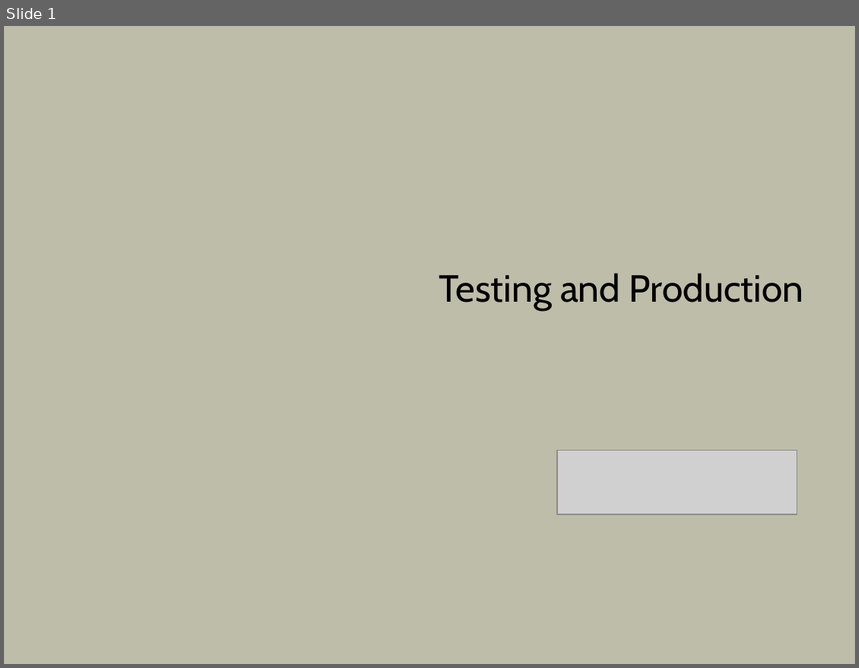
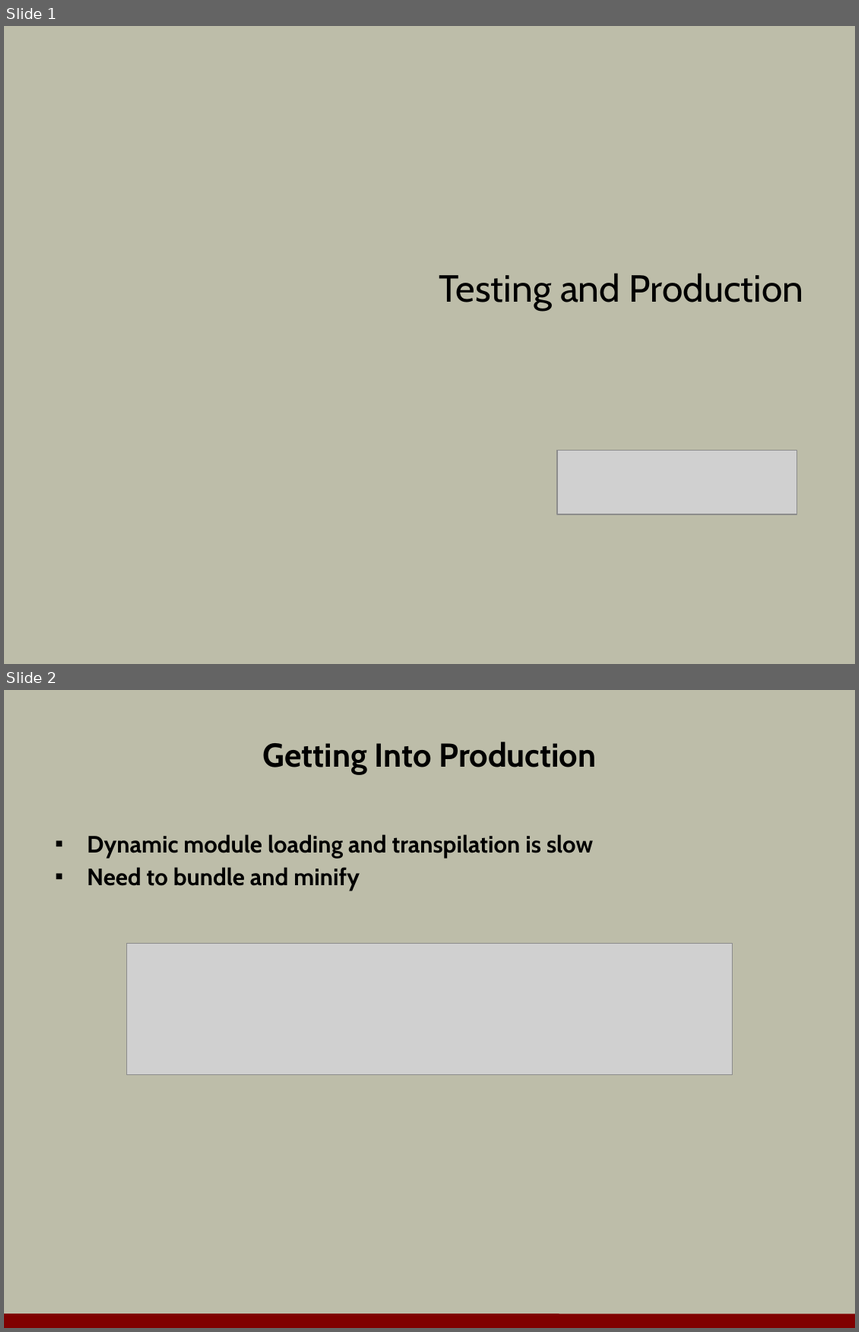
Before and after one commit to OdeToCode/classes, a slide deck: angular2/slides/08-testing.pptx. Shown one above the other, each under a label of ours: slide 1 before the commit, slides 1 and 2 after it. The pictures are 859x668 and 859x1332 pixels, drawn with LibreOffice and Linux fonts; fonts in the diff are those of the drawing; grey boxes stand for pictures; background and template pictures are left out. Boxes give left, top, right and bottom in pixels: in the first picture for what was removed or moved away, otherwise in the second. Text is boxed around its words. In the diff, an @@ line names an element or a change of style, - is before the commit and + after.

```diff
--- a/angular2/slides/08-testing.pptx
+++ b/angular2/slides/08-testing.pptx
@@ slide 2 added at [4,690,855,1328], background #BDBDA9 @@
@@ title added at [263,742,597,774], 28 pt, text #000000, bold @@
+Getting Into Production
@@ text added at [87,834,593,891], 20 pt, text #000000, bold @@
+▪ Dynamic module loading and transpilation is slow
+▪ Need to bundle and minify
@@ picture added at [126,944,732,1075] @@
@@ line added from (4, 1321) to (855, 1322), #800000 12 pt @@
```
Also in this commit, not shown: 1 slide changed, 13 other slides added, 9 slides removed, 1 other file.
